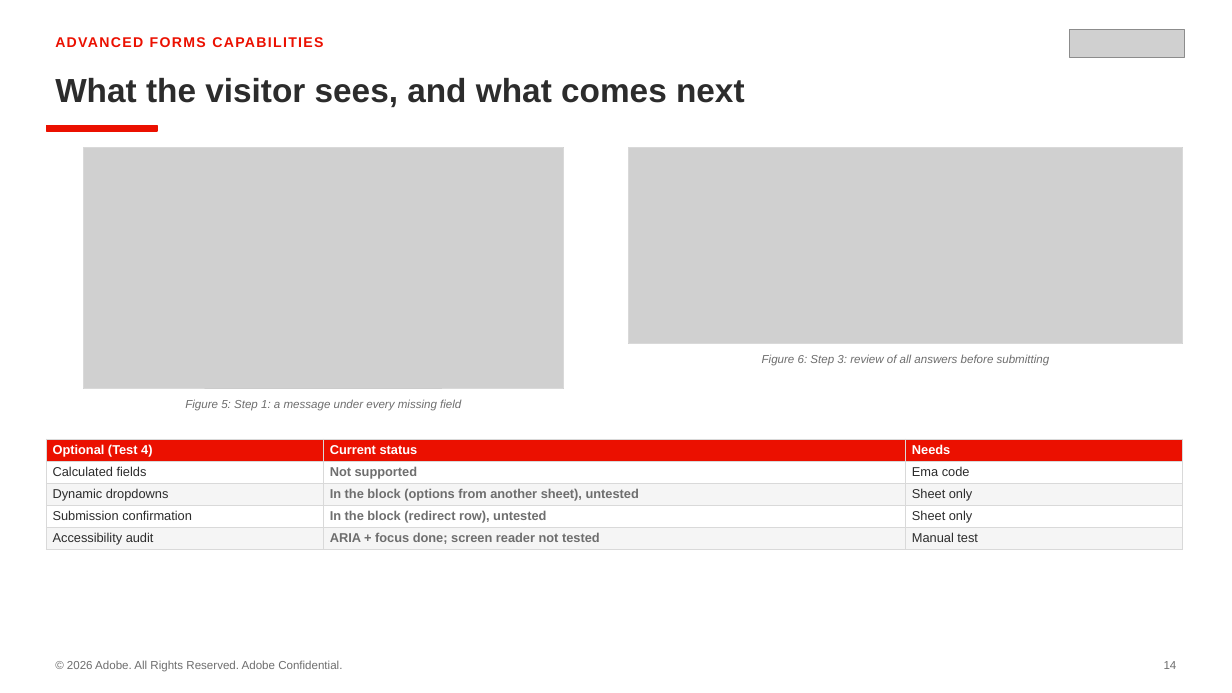
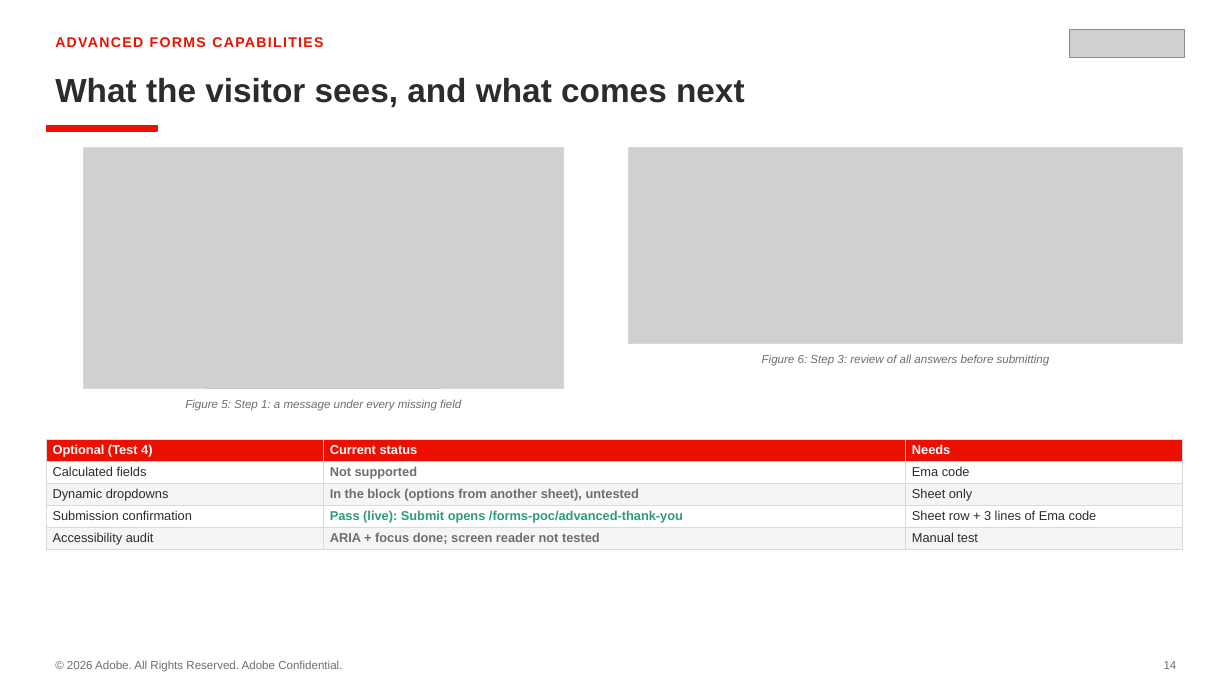
Before and after one commit to ARAJI-ADOBE/bv-poc-wknd-aln, a slide deck: slide 14 of testing/forms/Forms-POC-DA-vs-Ema.pptx. Drawn at 1232x693 pixels with LibreOffice and Linux fonts; fonts in the diff are those of the drawing; grey boxes stand for pictures. Boxes give left, top, right and bottom in pixels: in the first picture for what was removed or moved away, otherwise in the second. Text is boxed around its words. In the diff, an @@ line names an element or a change of style, - is before the commit and + after.

```diff
--- a/testing/forms/Forms-POC-DA-vs-Ema.pptx
+++ b/testing/forms/Forms-POC-DA-vs-Ema.pptx
@@ table at [46,439,1183,549] @@
-row 4, column 2: In the block (redirect row), untested
+row 4, column 2: Pass (live): Submit opens /forms-poc/advanced-thank-you
-row 4, column 3: Sheet only
+row 4, column 3: Sheet row + 3 lines of Ema code
```
Also in this commit, not shown: 1 other slide changed, 4 other files.
